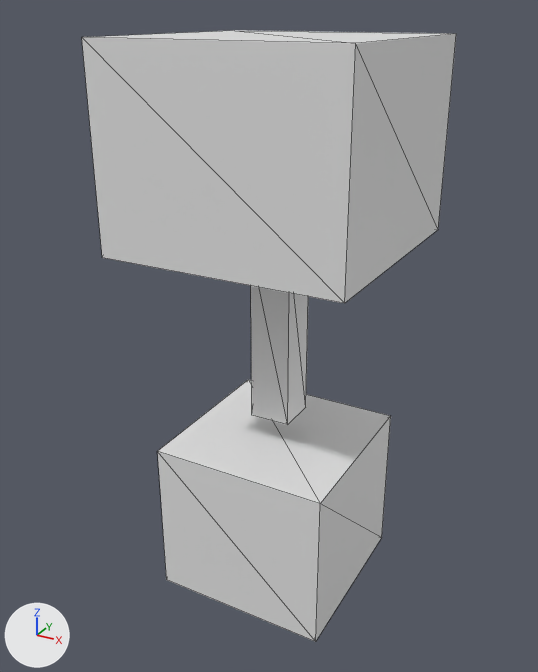
Renders of the glTF model docs/art/cc0/kenney-furniture-kit/Models/GLTF format/pottedPlant.glb from each side of a commit.
The view is the same before and after, from a 50 mm lens placed at (0.615, -1.16, 1.27), pointed at (-0.032, 0.016, 0.682). The axes (+X, +Y, +Z) are drawn at lower left. The lights are the same throughout. The first picture is the older version. Mesh edges are drawn as thin lines. Vertices at exactly the same position are counted once.

The older version as bpy lines, for what is in view:
```python
me_prop_potted_plant = bpy.data.meshes.new('prop-potted-plant')
me_prop_potted_plant.from_pydata(...)  # a box spanning x -0.175..0.175, y 0.16..0.48, z -0.175..0.175; a box spanning x -0.15..0.15, y 0.34..0.38, z -0.15..0.15; a box spanning x -0.04..0.04, y 0.53..0.88, z -0.04..0.04; a box spanning x -0.225..0.225, y 0.88..1.23, z -0.225..0.225
ob_pottedplant = bpy.data.objects.new('pottedPlant', me_prop_potted_plant)
ob_pottedplant.location = (0.0, 0.0, 0.0)
ob_pottedplant.rotation_euler = (1.571, 0.0, 0.0)  # degrees (90, 0, 0)
```
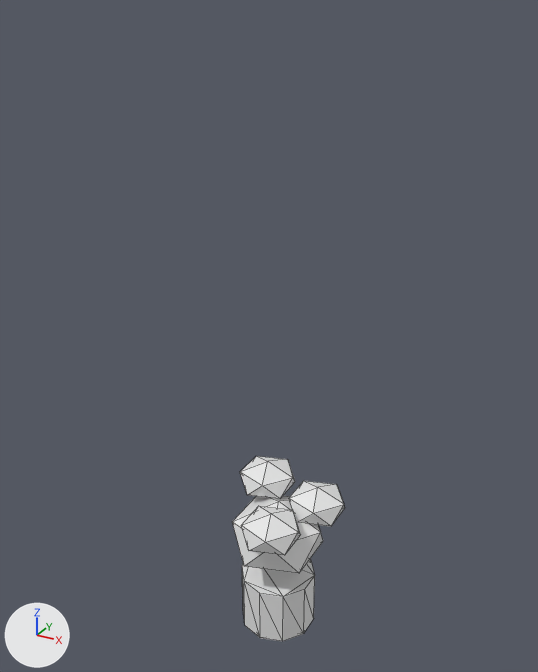
Location of each change, [x1, y1, x2, y2] in pixels of the pictures (538 x 672 px):
'pottedPlant', reshaped, turned
    before: [82, 30, 456, 642]
    after: [232, 456, 345, 641]
part 1 of me_prop_potted_plant, added
    after: [242, 560, 315, 641]
part 2 of me_prop_potted_plant, added
    after: [232, 496, 323, 573]
part 3 of me_prop_potted_plant, added
    after: [289, 481, 345, 527]
part 4 of me_prop_potted_plant, added
    after: [240, 456, 295, 499]
part 5 of me_prop_potted_plant, added
    after: [241, 506, 301, 555]
part 6 of me_prop_potted_plant, deleted
    before: [158, 380, 391, 642]
part 7 of me_prop_potted_plant, deleted
    before: [251, 286, 308, 425]
part 8 of me_prop_potted_plant, deleted
    before: [82, 30, 456, 303]

The change, as a diff of the scene's bpy script:
```diff
--- a/docs/art/cc0/kenney-furniture-kit/Models/GLTF format/pottedPlant.glb.py
+++ b/docs/art/cc0/kenney-furniture-kit/Models/GLTF format/pottedPlant.glb.py
@@ me_prop_potted_plant @@
 # used by ob_pottedplant; location = (0.0, 0.0, 0.0); rotation_euler = (1.571, 0.0, 0.0), in degrees (90, 0, 0)
-me_prop_potted_plant.from_pydata(...)  # 32 vertices, 48 faces; spans x -0.225..0.225, y 0.16..1.23, z -0.225..0.225
+me_prop_potted_plant.from_pydata(...)  # 68 vertices, 116 faces; spans x -0.12..0.13, y -0.127..0.117, z 0.0..0.36
+# me_prop_potted_plant part 1: a new loose piece, a 10-sided cylinder along z spanning x -0.078..0.078, y -0.082..0.082, z 0.0..0.126
+# me_prop_potted_plant part 2: a new loose piece, an icosphere of 20 faces spanning x -0.1..0.1, y -0.095..0.095, z 0.152..0.312
+# me_prop_potted_plant part 3: a new loose piece, an icosphere of 20 faces spanning x 0.006..0.13, y -0.01..0.107, z 0.259..0.341
+# me_prop_potted_plant part 4: a new loose piece, an icosphere of 20 faces spanning x -0.12..0.004, y -0.001..0.117, z 0.278..0.36
+# me_prop_potted_plant part 5: a new loose piece, an icosphere of 20 faces spanning x -0.043..0.081, y -0.127..-0.009, z 0.249..0.331
+# me_prop_potted_plant part 6: the loose piece of 8 vertices spanning x -0.175..0.175, y 0.16..0.48, z -0.175..0.175 is deleted
+# me_prop_potted_plant part 7: the loose piece of 8 vertices spanning x -0.04..0.04, y 0.53..0.88, z -0.04..0.04 is deleted
+# me_prop_potted_plant part 8: the loose piece of 8 vertices spanning x -0.225..0.225, y 0.88..1.23, z -0.225..0.225 is deleted
+# other edits to the shape of me_prop_potted_plant do not show in these pictures
@@ ob_pottedplant @@
 ob_pottedplant.location = (0.0, 0.0, 0.0)
-ob_pottedplant.rotation_euler = (1.571, 0.0, 0.0)  # degrees (90, 0, 0)
```
